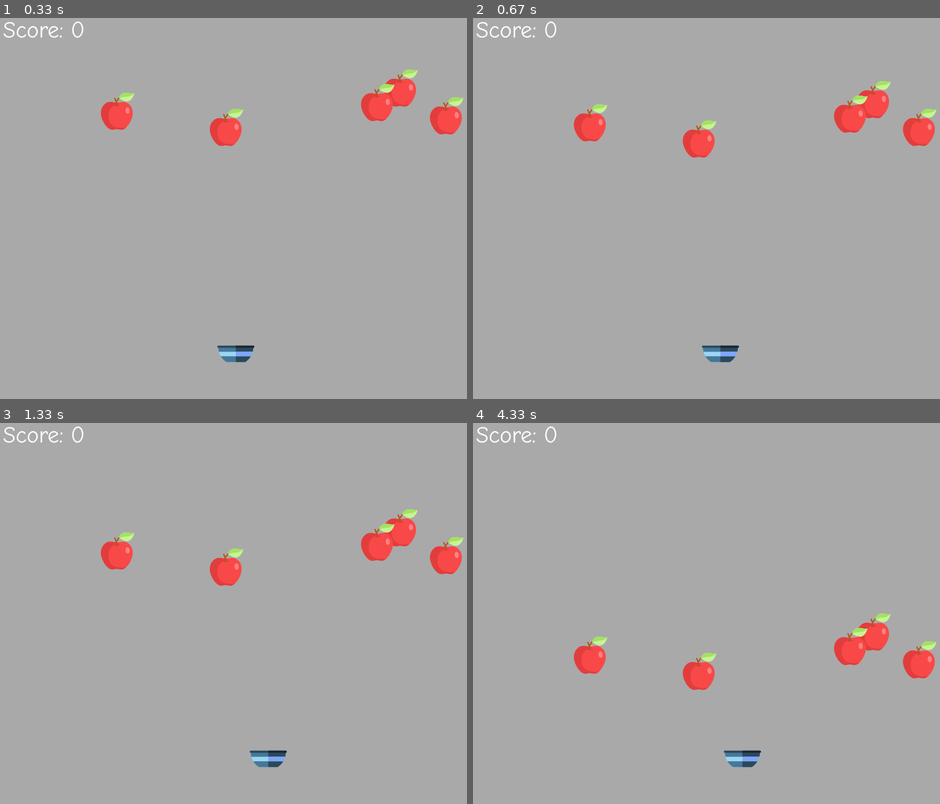
Above: before the commit, frames 1-4 (two rows, left to right).
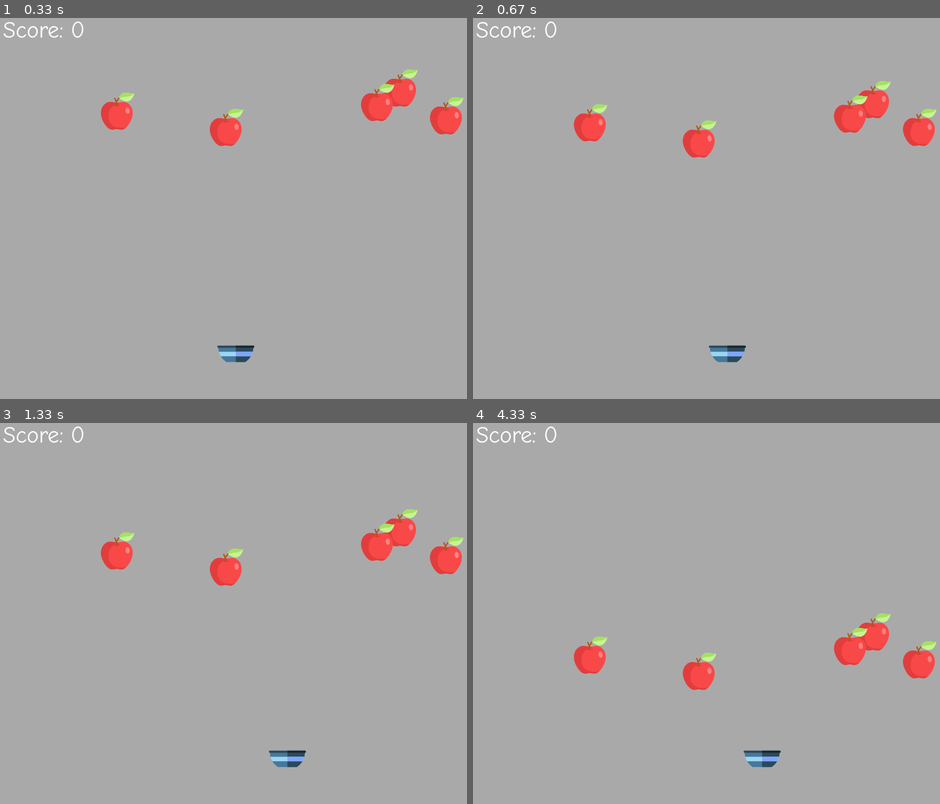
Above: after the commit, the same moments.

Repository: Amiprogrammer/Catch-Apple-Pygame1.9.6Project
Game: pygame game, started from main.py
Two runs of this game, one before a commit and one after it. Both use one fixed random seed, a clock stepped at 60 frames per second and the inputs below.
Inputs:
- Up to frame 1 (0.33 s): no input
- Up to frame 2 (0.67 s): hold Right from 0.33 s (still down)
- Up to frame 3 (1.33 s): release Right at 0.8 s; hold Right 0.83-1.3 s
- Up to frame 4 (4.33 s): hold Left 1.33-1.87 s; hold Left 1.9-2.3 s; hold Right 2.33-2.97 s; hold Left 3-3.47 s; hold Right 3.5-3.97 s; hold Right from 4 s (still down)

Frame 1 is identical in both runs. In frame 2, 0.2% of the frame differs, in the area x 49-59%, y 85-91%; in frame 3, 0.5%; in frame 4, 0.5%, in the area x 53-66%, y 85-91%.

Commit message:
Change the bowl position x change 1 to 1.6 but convert to int type

Diff:
--- a/main.py
+++ b/main.py
@@ -32,7 +32,7 @@
 bowl_x_change = 0
 def bowl(x,y):
     global screen,bowl_img
-    screen.blit(bowl_img,(x,y))
+    screen.blit(bowl_img,(int(x),int(y)))
 
 # multiple apple
 apple_img = []
@@ -77,9 +77,9 @@
             running = False
         elif event.type == KEYDOWN:
             if event.key == K_LEFT:
-                bowl_x_change = -1
+                bowl_x_change = -1.6
             elif event.key == K_RIGHT:
-                bowl_x_change = 1
+                bowl_x_change = 1.6
         elif event.type == KEYUP:
             if event.key == K_LEFT or event.key == K_RIGHT:
                 bowl_x_change = 0
